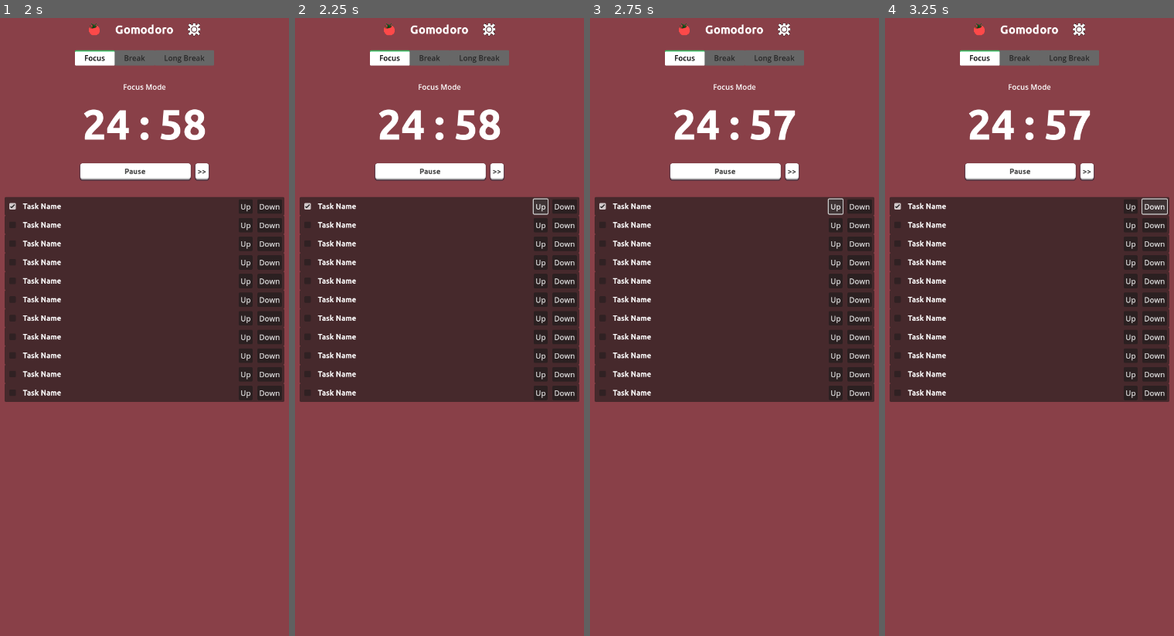
Above: before the commit, frames 1-4 (left to right).
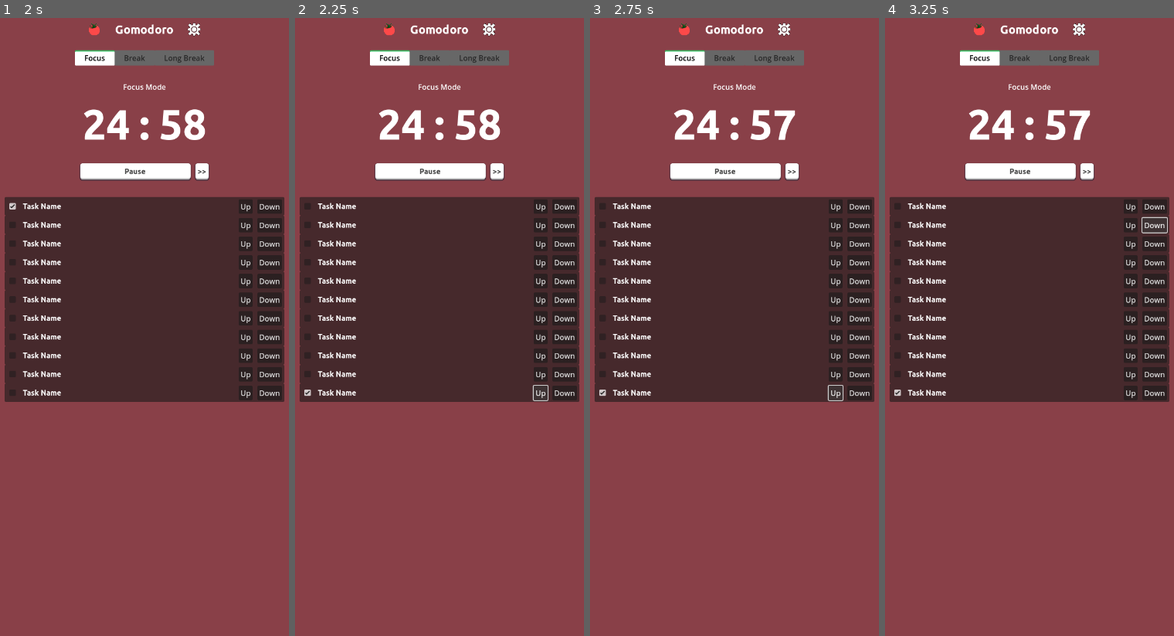
Above: after the commit, the same moments.

Repository: trubusoft/gomodoro
Game: Godot game, scene res://scenes/gomodoro.tscn
The game is run twice, just before and just after one commit, with the same random seed, the same clock (stepped at 60 frames per second) and the same inputs.
Inputs (mouse positions are in pixels of both pictures, inside the frame that each line leads up to):
- Up to frame 1 (2 s): click "Start" at 0.5 s; click (11, 209) at 1.27 s
- Up to frame 2 (2.25 s): click "Up" at 2 s
- Up to frame 3 (2.75 s): no input
- Up to frame 4 (3.25 s): click "Down" at 2.75 s

Frame 1 is identical in both runs. In frame 2, 0.1% of the frame differs, in the area x 3-88%, y 29-62%; in frame 3, 0.1%; in frame 4, 0.2%, in the area x 3-98%, y 29-62%.

Commit message:
Update task_list to handle move up and down signal

Diff:
--- /dev/null
+++ b/scenes/task_list.gd
@@ -0,0 +1,23 @@
+extends Control
+
+
+@onready var task_container = %TaskContainer
+
+
+func _ready():
+	# connect all children's move signal to self
+	for children in task_container.get_children():
+		children.move_up.connect(move_task_up)
+		children.move_down.connect(move_task_down)
+		# TODO: for each added task, should also being connected to this signal
+
+
+func move_task_up(node: Node, index: int):
+	var next_index = index - 1
+	task_container.move_child(node, next_index)
+
+
+func move_task_down(node: Node, index: int):
+	var task_size = task_container.get_child_count()
+	var next_index = (index + 1) % task_size
+	task_container.move_child(node, next_index)
--- a/scenes/task_list.tscn
+++ b/scenes/task_list.tscn
@@ -1,7 +1,8 @@
-[gd_scene load_steps=4 format=3 uid="uid://hnceblfwslk0"]
+[gd_scene load_steps=5 format=3 uid="uid://hnceblfwslk0"]
 
 [ext_resource type="Theme" uid="uid://bwe26ukrmi3ab" path="res://assets/themes/task_list.tres" id="1_00im7"]
 [ext_resource type="PackedScene" uid="uid://i3kxbci3lska" path="res://scenes/task.tscn" id="1_uhejc"]
+[ext_resource type="Script" path="res://scenes/task_list.gd" id="2_i0854"]
 [ext_resource type="PackedScene" uid="uid://bccn6f3mmd31a" path="res://components/common_margin_container.tscn" id="2_mwuer"]
 
 [node name="TaskList" type="Control"]
@@ -10,44 +11,46 @@
 anchor_right = 1.0
 grow_horizontal = 2
 theme = ExtResource("1_00im7")
+script = ExtResource("2_i0854")
 
 [node name="CommonMarginContainer" parent="." instance=ExtResource("2_mwuer")]
 layout_mode = 1
 offset_bottom = 120.0
 
-[node name="VBoxContainer" type="VBoxContainer" parent="CommonMarginContainer"]
+[node name="TaskContainer" type="VBoxContainer" parent="CommonMarginContainer"]
+unique_name_in_owner = true
 layout_mode = 2
 theme_override_constants/separation = 40
 
-[node name="Task1" parent="CommonMarginContainer/VBoxContainer" instance=ExtResource("1_uhejc")]
+[node name="Task1" parent="CommonMarginContainer/TaskContainer" instance=ExtResource("1_uhejc")]
 layout_mode = 2
 
-[node name="Task2" parent="CommonMarginContainer/VBoxContainer" instance=ExtResource("1_uhejc")]
+[node name="Task2" parent="CommonMarginContainer/TaskContainer" instance=ExtResource("1_uhejc")]
 layout_mode = 2
 
-[node name="Task3" parent="CommonMarginContainer/VBoxContainer" instance=ExtResource("1_uhejc")]
+[node name="Task3" parent="CommonMarginContainer/TaskContainer" instance=ExtResource("1_uhejc")]
 layout_mode = 2
 
-[node name="Task4" parent="CommonMarginContainer/VBoxContainer" instance=ExtResource("1_uhejc")]
+[node name="Task4" parent="CommonMarginContainer/TaskContainer" instance=ExtResource("1_uhejc")]
 layout_mode = 2
 
-[node name="Task5" parent="CommonMarginContainer/VBoxContainer" instance=ExtResource("1_uhejc")]
+[node name="Task5" parent="CommonMarginContainer/TaskContainer" instance=ExtResource("1_uhejc")]
 layout_mode = 2
 
-[node name="Task6" parent="CommonMarginContainer/VBoxContainer" instance=ExtResource("1_uhejc")]
+[node name="Task6" parent="CommonMarginContainer/TaskContainer" instance=ExtResource("1_uhejc")]
 layout_mode = 2
 
-[node name="Task7" parent="CommonMarginContainer/VBoxContainer" instance=ExtResource("1_uhejc")]
+[node name="Task7" parent="CommonMarginContainer/TaskContainer" instance=ExtResource("1_uhejc")]
 layout_mode = 2
 
-[node name="Task8" parent="CommonMarginContainer/VBoxContainer" instance=ExtResource("1_uhejc")]
+[node name="Task8" parent="CommonMarginContainer/TaskContainer" instance=ExtResource("1_uhejc")]
 layout_mode = 2
 
-[node name="Task9" parent="CommonMarginContainer/VBoxContainer" instance=ExtResource("1_uhejc")]
+[node name="Task9" parent="CommonMarginContainer/TaskContainer" instance=ExtResource("1_uhejc")]
 layout_mode = 2
 
-[node name="Task10" parent="CommonMarginContainer/VBoxContainer" instance=ExtResource("1_uhejc")]
+[node name="Task10" parent="CommonMarginContainer/TaskContainer" instance=ExtResource("1_uhejc")]
 layout_mode = 2
 
-[node name="Task11" parent="CommonMarginContainer/VBoxContainer" instance=ExtResource("1_uhejc")]
+[node name="Task11" parent="CommonMarginContainer/TaskContainer" instance=ExtResource("1_uhejc")]
 layout_mode = 2
